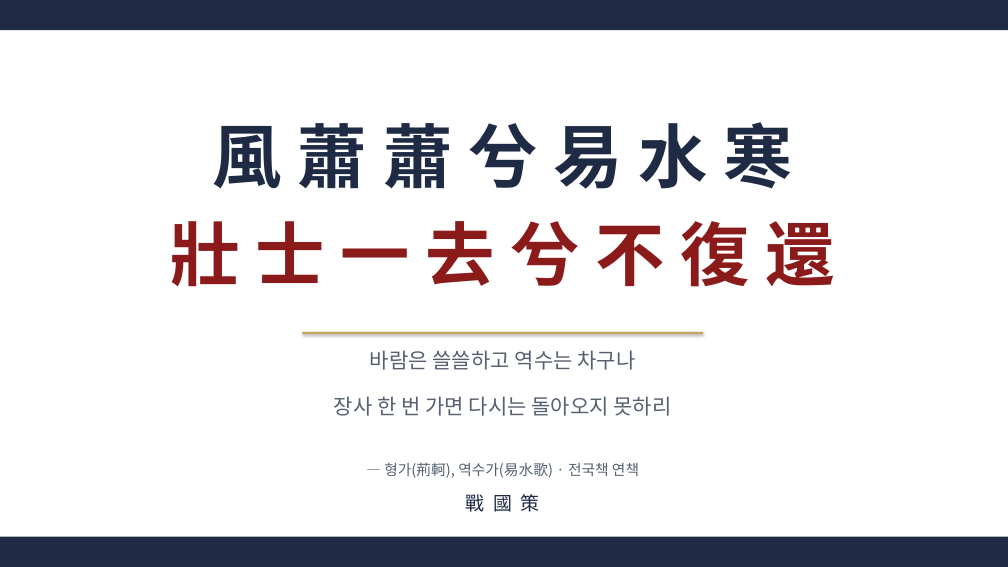
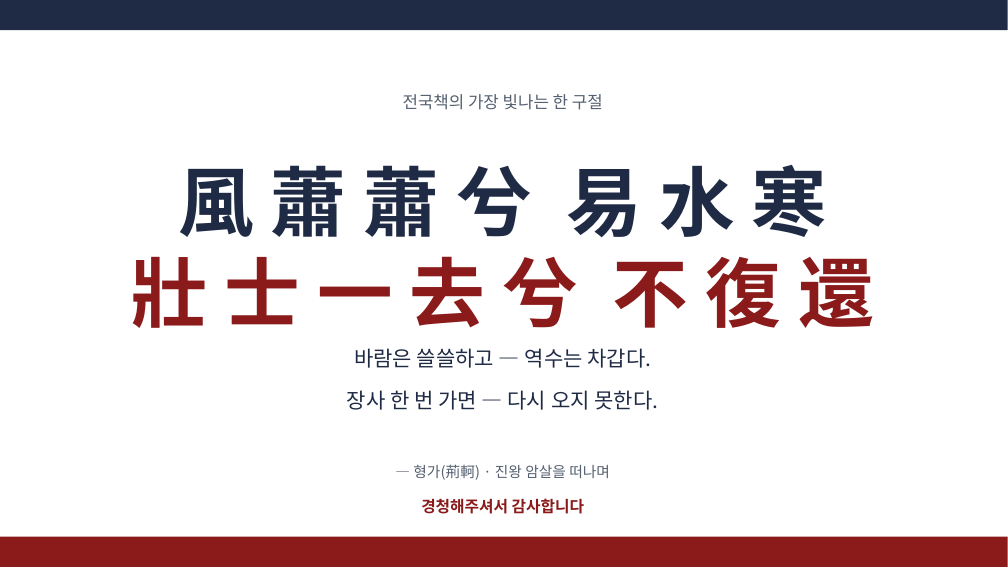
Before and after one commit to hpark1947/Oriental-Classics2, a slide deck: slide 60 of 발표자료/전국책.pptx (slide 48 before the commit). Drawn at 1008x567 pixels with LibreOffice and Linux fonts; fonts in the diff are those of the drawing. Boxes give left, top, right and bottom in pixels: in the first picture for what was removed or moved away, otherwise in the second. Text is boxed around its words. In the diff, an @@ line names an element or a change of style, - is before the commit and + after.

```diff
--- a/발표자료/전국책.pptx
+++ b/발표자료/전국책.pptx
@@ text added at [403, 94, 603, 110], 16 pt, text #556070 @@
+전국책의 가장 빛나는 한 구절
@@ text "風 蕭 蕭 兮 易 ..." at [178, 165, 828, 237]: size 66 to 72 pt; vertical alignment top to middle @@
@@ text "風 蕭 蕭 兮 易 ...": place and size @@
-text "風 蕭 蕭 兮 易 ..." at [213, 122, 792, 189]
+text "風 蕭 蕭 兮 易 ..." at [178, 165, 828, 237]
@@ text "壯 士 一 去 兮 ...": place and size @@
-text "壯 士 一 去 兮 ..." at [170, 221, 835, 287]
+text "壯 士 一 去 兮 ..." at [132, 256, 874, 328]
@@ text "壯 士 一 去 兮 ..." at [132, 256, 874, 328]: size 66 to 72 pt; vertical alignment top to middle @@
@@ line removed from (302, 333) to (703, 333) @@
@@ text at [354, 348, 651, 368]: text changed; text colour #556070 to #1F2A44 @@
-바람은 쓸쓸하고 역수는 차구나
+바람은 쓸쓸하고 — 역수는 차갑다.
@@ text at [347, 390, 659, 410]: text changed; text colour #556070 to #1F2A44 @@
-장사 한 번 가면 다시는 돌아오지 못하리
+장사 한 번 가면 — 다시 오지 못한다.
@@ text at [413, 464, 610, 480]: text changed @@
-— 형가(荊軻), 역수가(易水歌) · 전국책 연책
+— 형가(荊軻) · 진왕 암살을 떠나며
@@ text at [421, 498, 584, 514]: text changed; size 18 to 15 pt; text colour #1F2A44 to #8B1A1A; bold on @@
-戰 國 策
+경청해주셔서 감사합니다
@@ rectangle at [0, 537, 1008, 567]: fill #1F2A44 to #8B1A1A @@
```
Also in this commit, not shown: 3 other slides changed, 56 slides added, 44 slides removed, 2 other files.
